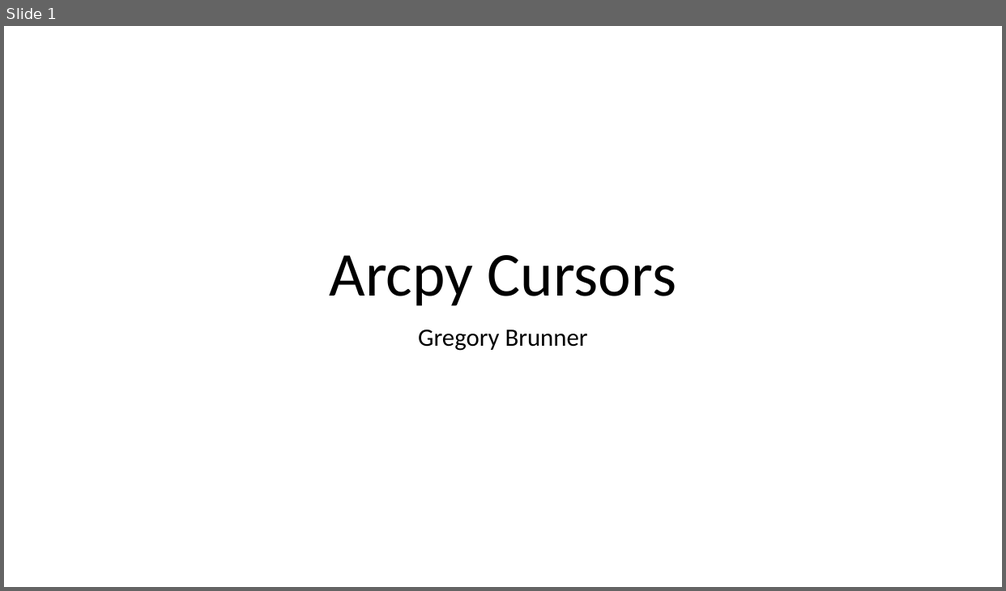
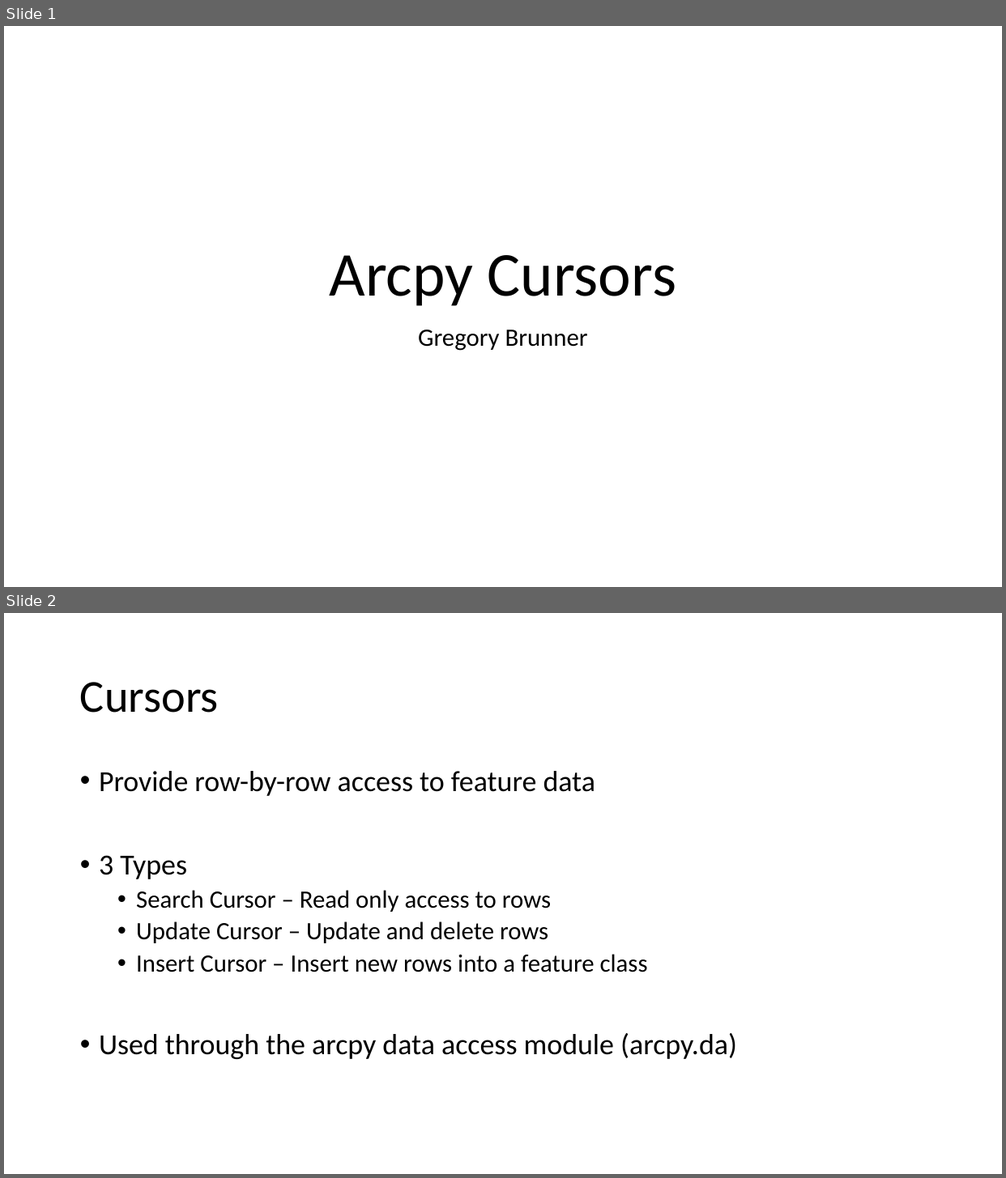
Before and after one commit to gbrunner/programming-for-gis-and-rs, a slide deck: Week_6/cursor_lecture.pptx. Shown one above the other, each under a label of ours: slide 1 before the commit, slides 1 and 2 after it. The pictures are 1006x591 and 1006x1178 pixels, drawn with LibreOffice and Linux fonts; fonts in the diff are those of the drawing. Boxes give left, top, right and bottom in pixels: in the first picture for what was removed or moved away, otherwise in the second. Text is boxed around its words. In the diff, an @@ line names an element or a change of style, - is before the commit and + after.

```diff
--- a/Week_6/cursor_lecture.pptx
+++ b/Week_6/cursor_lecture.pptx
@@ slide 2 added at (x1=4, y1=613, x2=1002, y2=1174), background #FFFFFF @@
@@ title added at (x1=80, y1=682, x2=219, y2=713), 44 pt, text #000000 @@
+Cursors
@@ text added at (x1=99, y1=771, x2=737, y2=1059), 24 pt, text #000000 @@
+• Provide row-by-row access to feature data
+• 3 Types
+  • Search Cursor – Read only access to rows
+  • Update Cursor – Update and delete rows
+  • Insert Cursor – Insert new rows into a feature class
+• Used through the arcpy data access module (arcpy.da)
```
Also in this commit, not shown: 6 other slides added.
